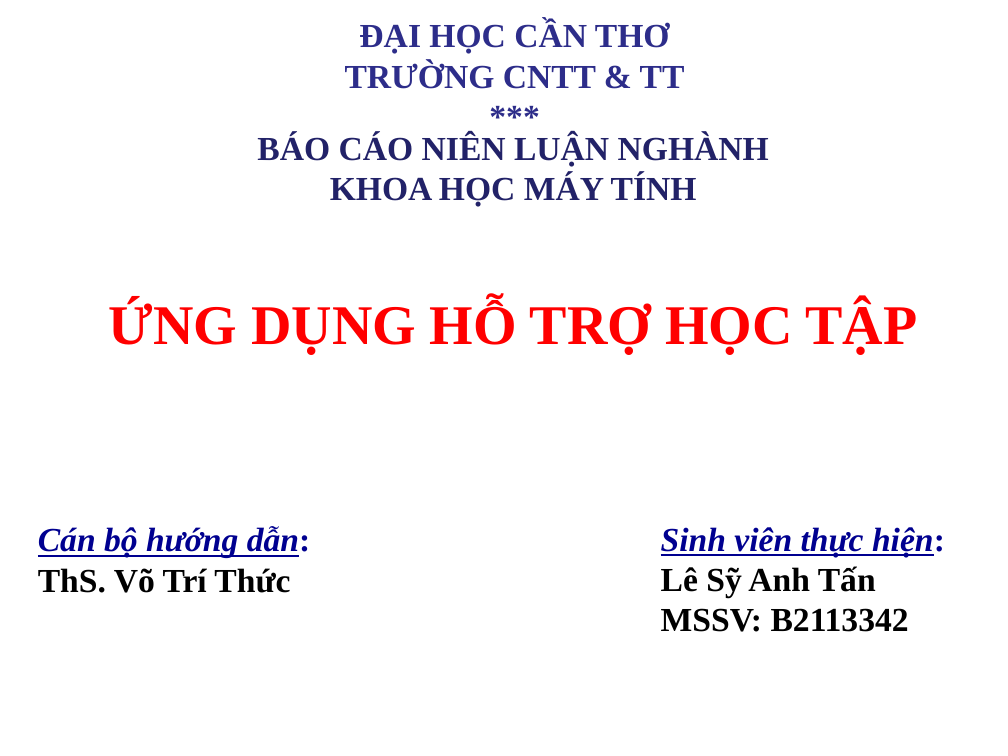
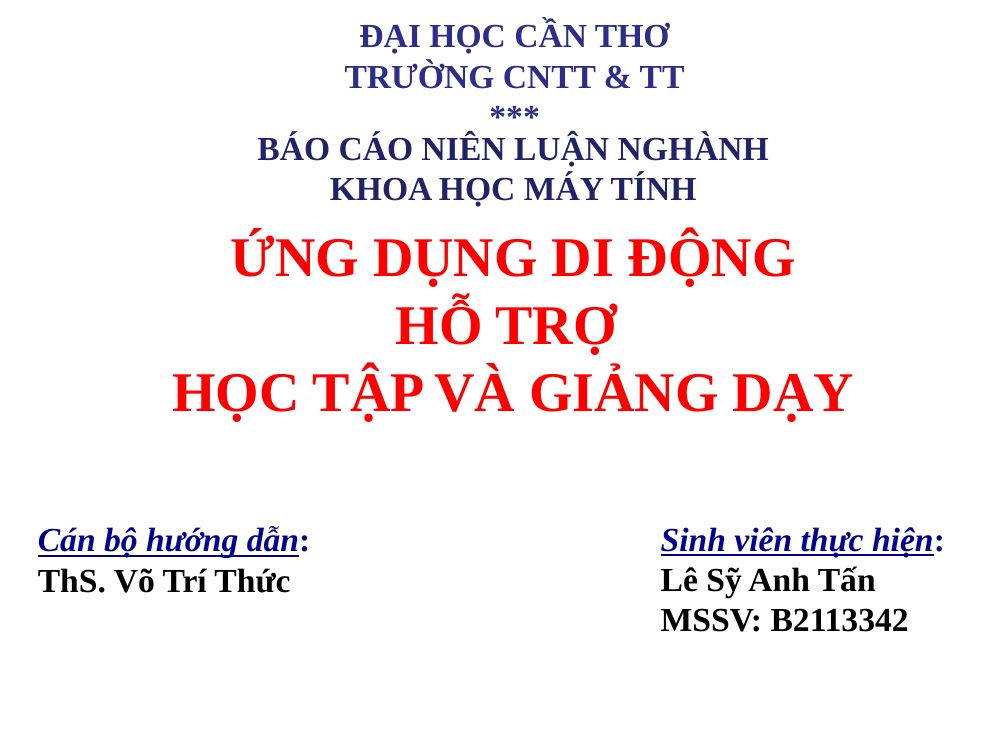
Before and after one commit to anhtan2223/FishLearning---Mobile-App, a slide deck: slide 1 of NLNganh.ppt. Drawn at 1008x756 pixels with LibreOffice and Linux fonts; fonts in the diff are those of the drawing; background and template pictures are left out. Boxes give left, top, right and bottom in pixels: in the first picture for what was removed or moved away, otherwise in the second. Text is boxed around its words. In the diff, an @@ line names an element or a change of style, - is before the commit and + after.

```diff
--- a/NLNganh.ppt
+++ b/NLNganh.ppt
@@ title at box(172, 233, 854, 421): text changed @@
-ỨNG DỤNG HỖ TRỢ HỌC TẬP
+ỨNG DỤNG DI ĐỘNG
+HỖ TRỢ
+HỌC TẬP VÀ GIẢNG DẠY
```
Also in this commit, not shown: 6 other slides changed, 2 slides added, 1 slide removed, 37 other files.
